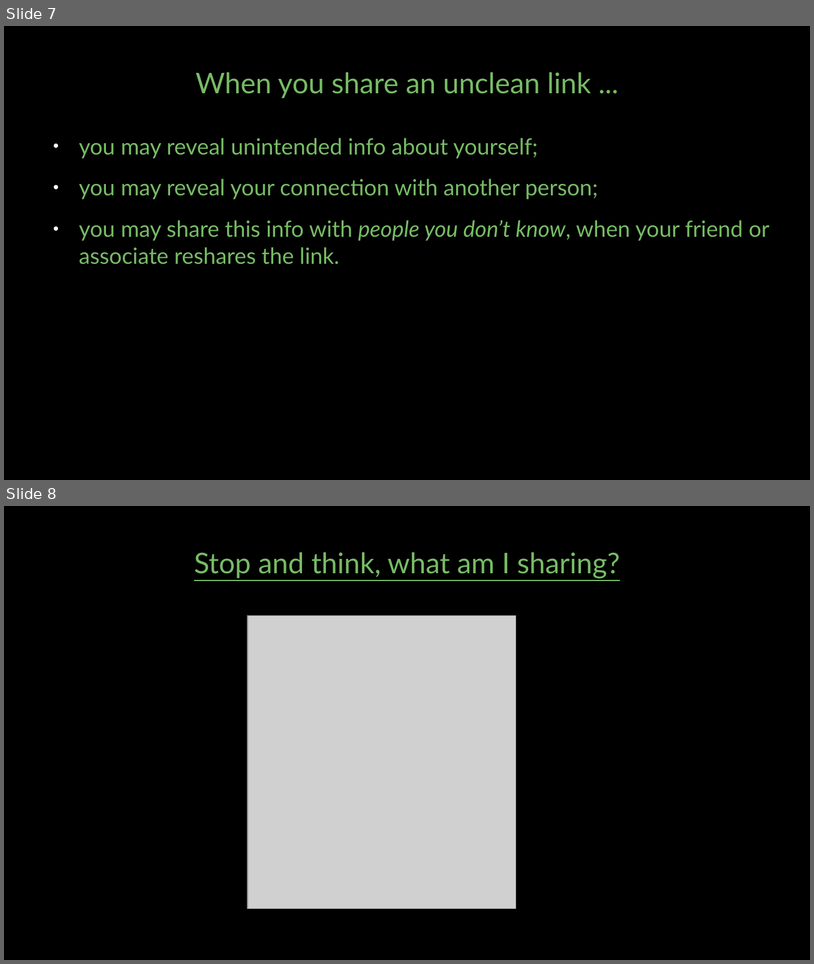
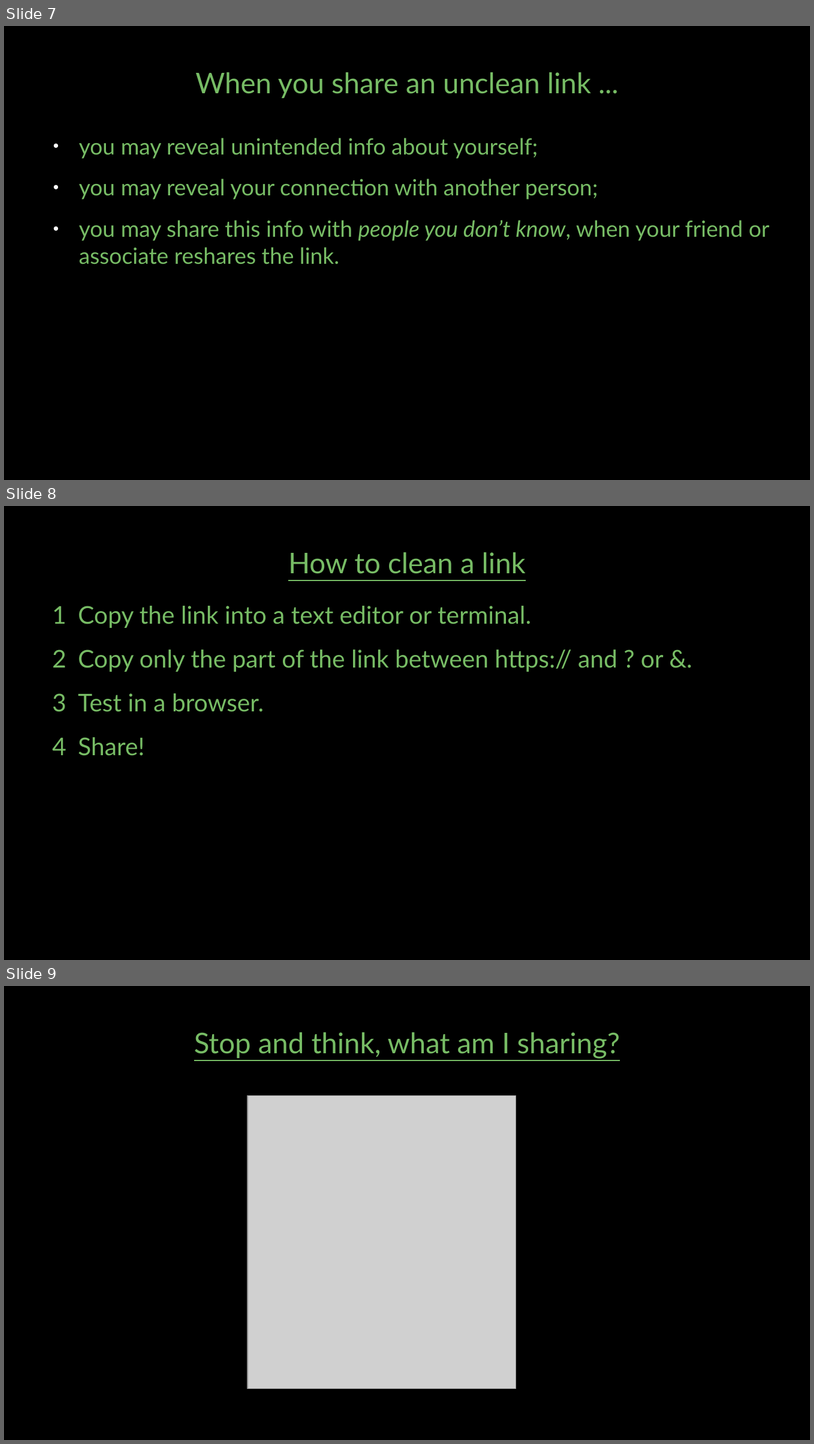
Before and after one commit to chaiken/she-devel.com, a slide deck: sharing-hyperlinks.odp. Shown one above the other, each under a label of ours: slides 7 and 8 before the commit, slides 7, 8 and 9 after it. The pictures are 814x964 and 814x1444 pixels, drawn with LibreOffice and Linux fonts; fonts in the diff are those of the drawing; grey boxes stand for pictures. Boxes give left, top, right and bottom in pixels: in the first picture for what was removed or moved away, otherwise in the second. Text is boxed around its words. In the diff, an @@ line names an element or a change of style, - is before the commit and + after.

Commit message:
sharing-hyperlinks: how to clean

```diff
--- a/sharing-hyperlinks.odp
+++ b/sharing-hyperlinks.odp
@@ slide 8 added at bbox=[4, 506, 810, 960], background #000000 @@
@@ title added at bbox=[288, 552, 526, 574], 28 pt, text #77BC65, underline @@
+How to clean a link
@@ text added at bbox=[78, 606, 664, 756], 24 pt, text #77BC65 @@
+1 Copy the link into a text editor or terminal.
+2 Copy only the part of the link between https:// and ? or &.
+3 Test in a browser.
+4 Share!
@@ what was slide 8 is now slide 9 @@
```
